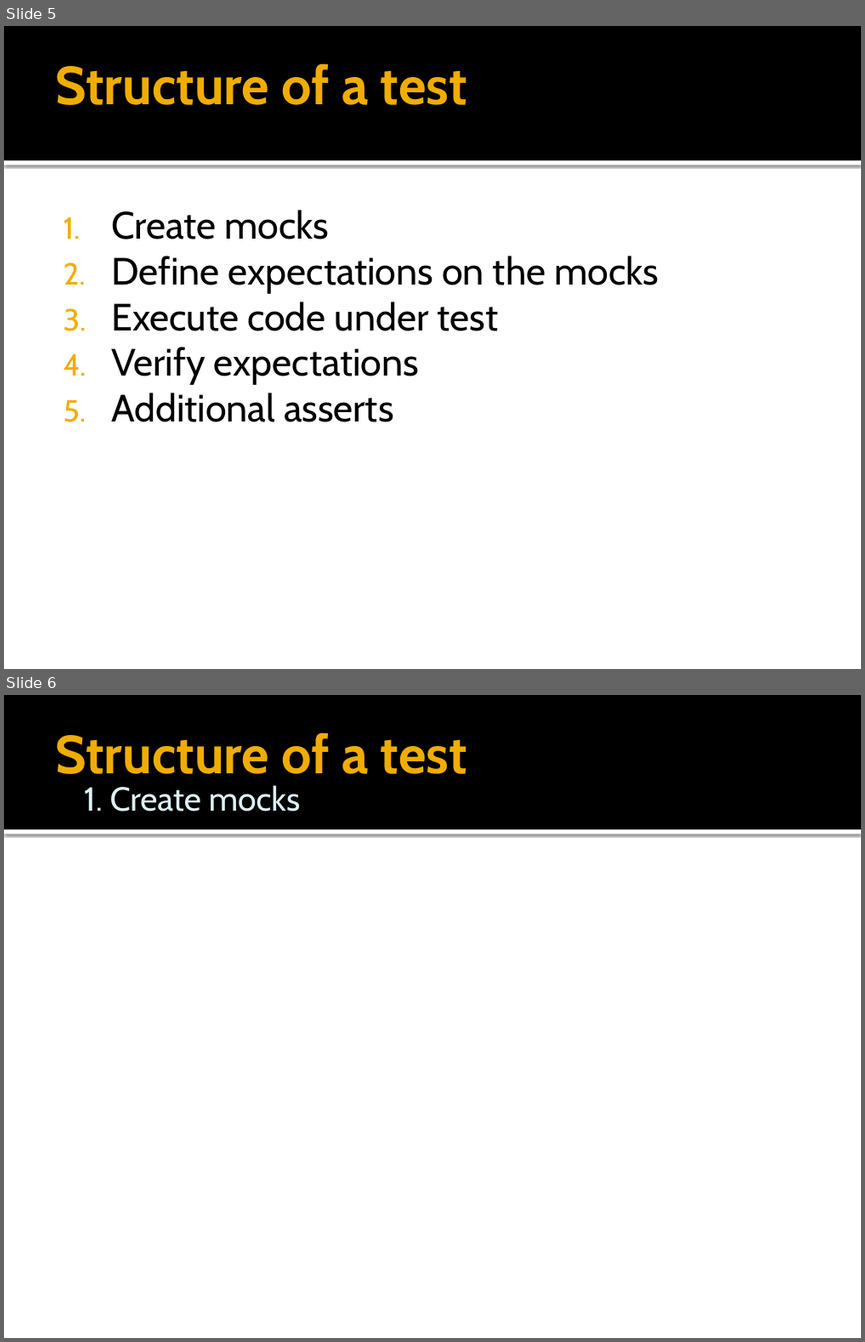
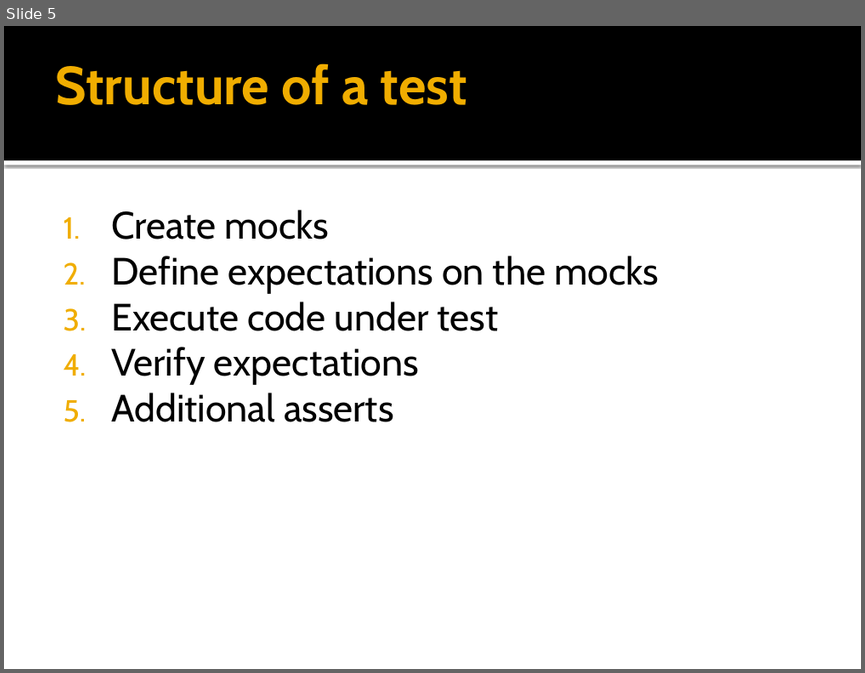
Before and after one commit to stevenharman/codeincubator, a slide deck: Samples/15-minutes-with-rhino.mocks/15 Minutes With Rhino.pptx. Shown one above the other, each under a label of ours: slides 5 and 6 before the commit, slide 5 after it. The pictures are 865x1342 and 865x673 pixels, drawn with LibreOffice and Linux fonts; fonts in the diff are those of the drawing. Boxes give left, top, right and bottom in pixels: in the first picture for what was removed or moved away, otherwise in the second. Text is boxed around its words. In the diff, an @@ line names an element or a change of style, - is before the commit and + after.

```diff
--- a/Samples/15-minutes-with-rhino.mocks/15 Minutes With Rhino.pptx
+++ b/Samples/15-minutes-with-rhino.mocks/15 Minutes With Rhino.pptx
@@ slide 6 removed at (4,695,861,1338), background #FFFFFF; not listed: 2 template elements that a slide beside it also shows @@
@@ title removed at (55,732,467,774) @@
-Structure of a test
@@ text removed at (84,785,300,811) @@
-1. Create mocks
```
Also in this commit, not shown: 1 slide added, 12 other files.
